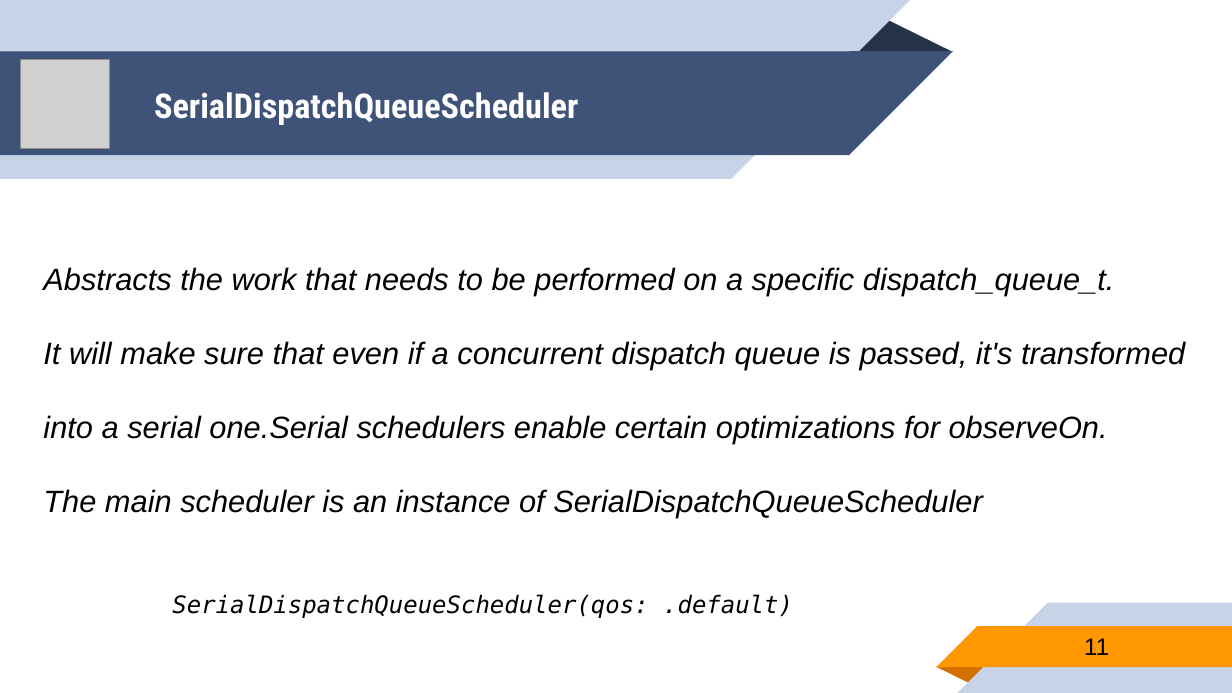
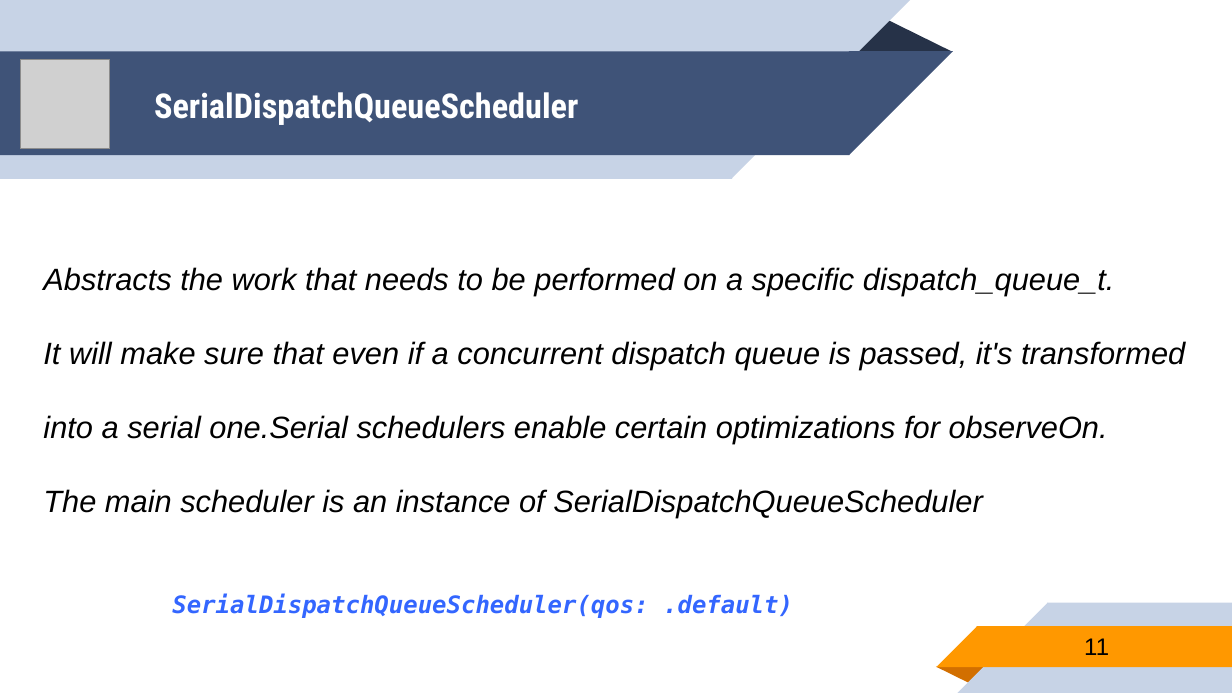
Before and after one commit to younghwankim/RxSwiftClass, a slide deck: slide 11 of AdvancedRxSwift/day5/AdvancedRxSwift5.pptx. Drawn at 1232x693 pixels with LibreOffice and Linux fonts; fonts in the diff are those of the drawing; grey boxes stand for pictures. Boxes give left, top, right and bottom in pixels: in the first picture for what was removed or moved away, otherwise in the second. Text is boxed around its words. In the diff, an @@ line names an element or a change of style, - is before the commit and + after.

Commit message:
Scheduler Types

```diff
--- a/AdvancedRxSwift/day5/AdvancedRxSwift5.pptx
+++ b/AdvancedRxSwift/day5/AdvancedRxSwift5.pptx
@@ text "SerialDispatchQueueScheduler(qos: .default)" at <box>172,593,793,618</box>: text colour #000000 to #3366FF, bold on @@
```
Also in this commit, not shown: 2 other slides changed, 1 other file.
